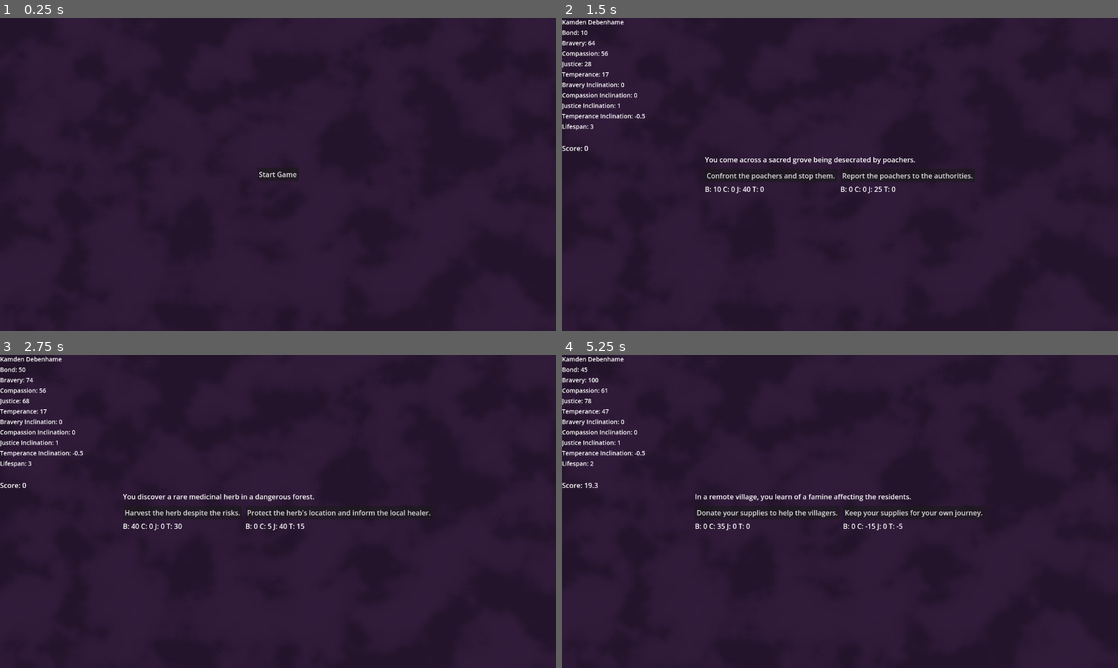
Above: before the commit, frames 1-4 (two rows, left to right).
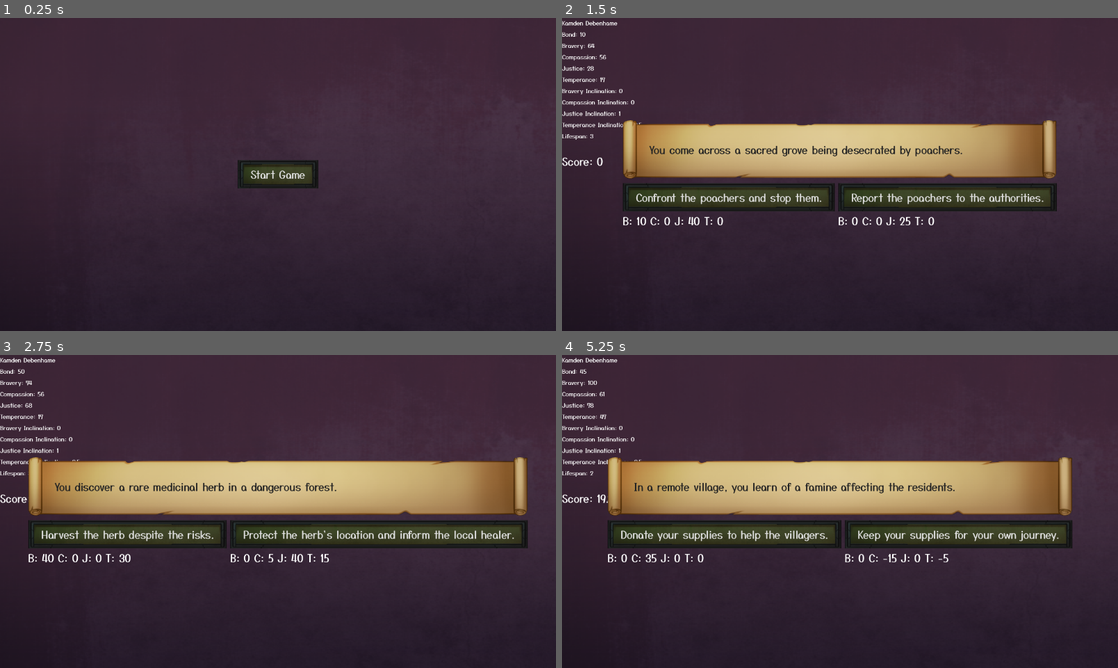
Above: after the commit, the same moments.

Repository: fiobabig/PirateJam16
Game: Godot game, scene res://app/game.tscn
Two runs of this game, one before a commit and one after it. Both use one fixed random seed, a clock stepped at 60 frames per second and the inputs below.
Inputs:
- Up to frame 1 (0.25 s): no input
- Up to frame 2 (1.5 s): click "Start Game" at 0.5 s; click "Take the puppy in and care fo…" at 1.25 s
- Up to frame 3 (2.75 s): click "Confront the poachers and sto…" at 2 s
- Up to frame 4 (5.25 s): click "Harvest the herb despite the …" at 2.75 s; click "Brave the cave and seek the f…" at 3.5 s; click "Study the scroll to uncover i…" at 4.25 s; click "Continue" at 5 s

The runs differ from the first frame. In frame 1, 14% of the frame differs, in the area x 1-100%, y 0-59%; in frame 2, 31%; in frame 3, 33%, in the area x 0-100%, y 0-67%; in frame 4, 32%.

Commit message:
WIP Theme

Diff:
--- a/app/game.tscn
+++ b/app/game.tscn
@@ -11,6 +11,7 @@
 [node name="CanvasLayer" type="CanvasLayer" parent="."]
 
 [node name="BG" type="TextureRect" parent="CanvasLayer"]
+visible = false
 anchors_preset = 15
 anchor_right = 1.0
 anchor_bottom = 1.0
@@ -18,8 +19,20 @@
 grow_vertical = 2
 texture = ExtResource("3_n1a3n")
 
+[node name="Panel" type="Panel" parent="CanvasLayer"]
+anchors_preset = 15
+anchor_right = 1.0
+anchor_bottom = 1.0
+grow_horizontal = 2
+grow_vertical = 2
+size_flags_horizontal = 3
+size_flags_vertical = 3
+theme_type_variation = &"BackgroundPanel"
+
 [node name="GameUI" parent="CanvasLayer" instance=ExtResource("3_4ru3i")]
 unique_name_in_owner = true
+visible = false
 
 [node name="MainMenu" parent="CanvasLayer" instance=ExtResource("4_a2yak")]
 unique_name_in_owner = true
+visible = false
--- /dev/null
+++ b/app/theme/button_active_texture.tres
@@ -0,0 +1,16 @@
+[gd_resource type="StyleBoxTexture" load_steps=2 format=3 uid="uid://c6j2xm8lj3xcs"]
+
+[ext_resource type="Texture2D" uid="uid://dfovt2w3ct4pp" path="res://assets/theme/button_panels.png" id="1_qhsyk"]
+
+[resource]
+content_margin_left = 30.0
+content_margin_top = 15.0
+content_margin_right = 30.0
+content_margin_bottom = 15.0
+texture = ExtResource("1_qhsyk")
+texture_margin_left = 15.0
+texture_margin_top = 10.0
+texture_margin_right = 15.0
+texture_margin_bottom = 10.1962
+region_rect = Rect2(533, 866, 469.102, 69)
+modulate_color = Color(0.762404, 0.762404, 0.762404, 1)
--- /dev/null
+++ b/app/theme/button_disabled_texture.tres
@@ -0,0 +1,16 @@
+[gd_resource type="StyleBoxTexture" load_steps=2 format=3 uid="uid://cvskflhvdwajo"]
+
+[ext_resource type="Texture2D" uid="uid://dfovt2w3ct4pp" path="res://assets/theme/button_panels.png" id="1_t2upf"]
+
+[resource]
+content_margin_left = 30.0
+content_margin_top = 15.0
+content_margin_right = 30.0
+content_margin_bottom = 15.0
+texture = ExtResource("1_t2upf")
+texture_margin_left = 15.0
+texture_margin_top = 10.0
+texture_margin_right = 15.0
+texture_margin_bottom = 10.1962
+region_rect = Rect2(533, 866, 469.102, 69)
+modulate_color = Color(0.408329, 0.408329, 0.408329, 1)
--- /dev/null
+++ b/app/theme/button_texture.tres
@@ -0,0 +1,15 @@
+[gd_resource type="StyleBoxTexture" load_steps=2 format=3 uid="uid://8dxsykw6j238"]
+
+[ext_resource type="Texture2D" uid="uid://dfovt2w3ct4pp" path="res://assets/theme/button_panels.png" id="1_ir7h4"]
+
+[resource]
+content_margin_left = 30.0
+content_margin_top = 15.0
+content_margin_right = 30.0
+content_margin_bottom = 15.0
+texture = ExtResource("1_ir7h4")
+texture_margin_left = 15.0
+texture_margin_top = 10.0
+texture_margin_right = 15.0
+texture_margin_bottom = 10.1962
+region_rect = Rect2(533, 866, 469.102, 69)
--- /dev/null
+++ b/app/theme/game_theme.tres
@@ -0,0 +1,39 @@
+[gd_resource type="Theme" load_steps=9 format=3 uid="uid://dlvdnegr278oy"]
+
+[ext_resource type="StyleBox" uid="uid://8dxsykw6j238" path="res://app/theme/button_texture.tres" id="1_1teeo"]
+[ext_resource type="Texture2D" uid="uid://lk1jb0hqpwlh" path="res://assets/theme/big_panels.png" id="1_ace3d"]
+[ext_resource type="StyleBox" uid="uid://cvskflhvdwajo" path="res://app/theme/button_disabled_texture.tres" id="1_i7hea"]
+[ext_resource type="StyleBox" uid="uid://c6j2xm8lj3xcs" path="res://app/theme/button_active_texture.tres" id="2_ivv6m"]
+[ext_resource type="FontFile" uid="uid://b884rxxy02dms" path="res://assets/theme/YuseiMagic-Regular.ttf" id="2_li3ig"]
+[ext_resource type="Texture2D" uid="uid://cov2j34tvo2cq" path="res://assets/theme/scroll_panels.png" id="4_xeeyj"]
+
+[sub_resource type="StyleBoxTexture" id="StyleBoxTexture_nq5hj"]
+texture = ExtResource("1_ace3d")
+region_rect = Rect2(552, 592, 432, 352)
+
+[sub_resource type="StyleBoxTexture" id="StyleBoxTexture_b5cel"]
+content_margin_left = 60.0
+content_margin_top = 50.0
+content_margin_right = 60.0
+content_margin_bottom = 50.0
+texture = ExtResource("4_xeeyj")
+texture_margin_left = 34.6989
+texture_margin_top = 24.0
+texture_margin_right = 35.47
+texture_margin_bottom = 23.9037
+region_rect = Rect2(542, 526, 463, 88)
+
+[resource]
+default_font = ExtResource("2_li3ig")
+default_font_size = 24
+BackgroundPanel/base_type = &"Panel"
+BackgroundPanel/styles/panel = SubResource("StyleBoxTexture_nq5hj")
+Button/styles/disabled = ExtResource("1_i7hea")
+Button/styles/focus = ExtResource("2_ivv6m")
+Button/styles/hover = ExtResource("2_ivv6m")
+Button/styles/normal = ExtResource("1_1teeo")
+Button/styles/pressed = ExtResource("2_ivv6m")
+DarkLabel/base_type = &"Label"
+DarkLabel/colors/font_color = Color(0.136826, 0.136826, 0.136826, 1)
+DecisionPanelContainer/base_type = &"PanelContainer"
+DecisionPanelContainer/styles/panel = SubResource("StyleBoxTexture_b5cel")
--- a/event/decision/display/decision_display.tscn
+++ b/event/decision/display/decision_display.tscn
@@ -23,9 +23,14 @@
 layout_mode = 2
 theme_override_constants/separation = 10
 
-[node name="Description" type="Label" parent="DecisionFrame/VBoxContainer"]
+[node name="PanelContainer" type="PanelContainer" parent="DecisionFrame/VBoxContainer"]
+layout_mode = 2
+theme_type_variation = &"DecisionPanelContainer"
+
+[node name="Description" type="Label" parent="DecisionFrame/VBoxContainer/PanelContainer"]
 unique_name_in_owner = true
 layout_mode = 2
+theme_type_variation = &"DarkLabel"
 text = "Lorem ipsum dolor sit amet, consectetur adipiscing elit. Nunc ac ornare diam, vel dignissim dolor."
 
 [node name="HBoxContainer" type="HBoxContainer" parent="DecisionFrame/VBoxContainer"]
--- a/project.godot
+++ b/project.godot
@@ -36,3 +36,7 @@
 [editor_plugins]
 
 enabled=PackedStringArray("res://addons/gdscript_formatter/plugin.cfg")
+
+[gui]
+
+theme/custom="res://app/theme/game_theme.tres"
Binary file added: assets/theme/ExpletusSans-VariableFont_wght.ttf
Not shown, added: assets/theme/ExpletusSans-VariableFont_wght.ttf.import
Binary file added: assets/theme/Macondo-Regular.ttf
Not shown, added: assets/theme/Macondo-Regular.ttf.import
Binary file added: assets/theme/YuseiMagic-Regular.ttf
Not shown, added: assets/theme/YuseiMagic-Regular.ttf.import
Binary file added: assets/theme/big_panels.png
Not shown, added: assets/theme/big_panels.png.import
Binary file added: assets/theme/button_panels.png
Not shown, added: assets/theme/button_panels.png.import
Binary file added: assets/theme/scroll_panels.png
Not shown, added: assets/theme/scroll_panels.png.import
